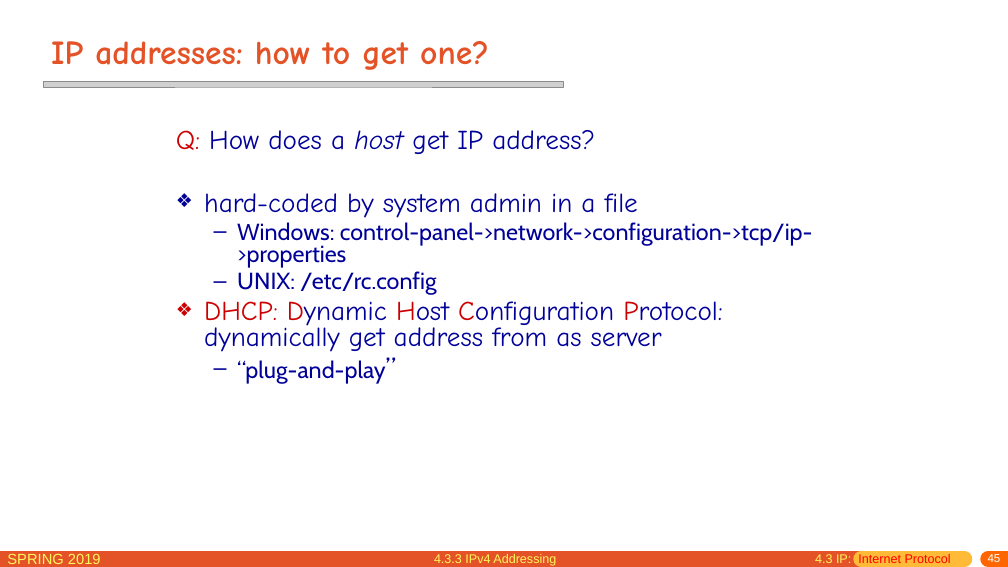
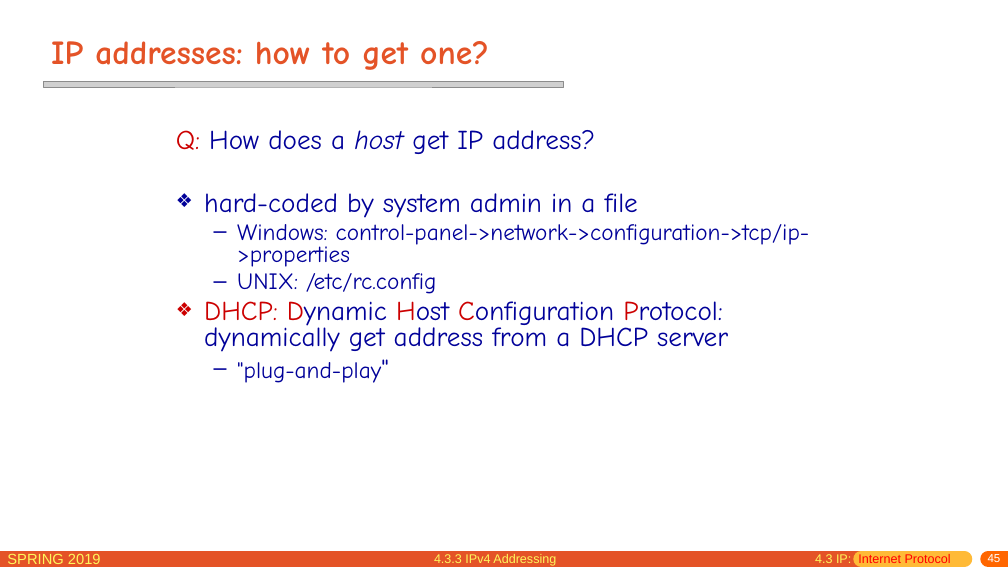
Before and after one commit to jichenghu/PPT_networkDistributed, a slide deck: slide 45 of chapter4.pptx. Drawn at 1008x567 pixels with LibreOffice and Linux fonts; fonts in the diff are those of the drawing; grey boxes stand for pictures. Boxes give left, top, right and bottom in pixels: in the first picture for what was removed or moved away, otherwise in the second. Text is boxed around its words. In the diff, an @@ line names an element or a change of style, - is before the commit and + after.

```diff
--- a/chapter4.pptx
+++ b/chapter4.pptx
@@ text at (237,224,810,294): font Cabin to Comic Neue in "Windows: control-panel->network->configuration->tcp/ip->prop ...", "UNIX: /etc/rc.config" @@
@@ text at (204,301,728,383): text changed @@
-❖ DHCP: Dynamic Host Configuration Protocol: dynamically get address from as server
-  – “plug-and-play”
+❖ DHCP: Dynamic Host Configuration Protocol: dynamically get address from a DHCP server
+  – "plug-and-play"
```
Also in this commit, not shown: 28 other slides changed, 8 slides added.
